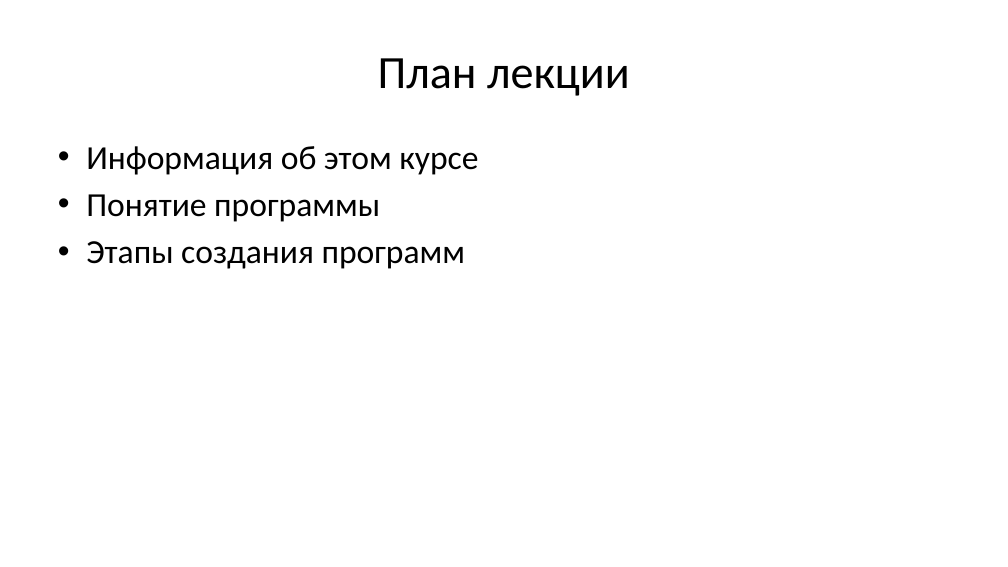
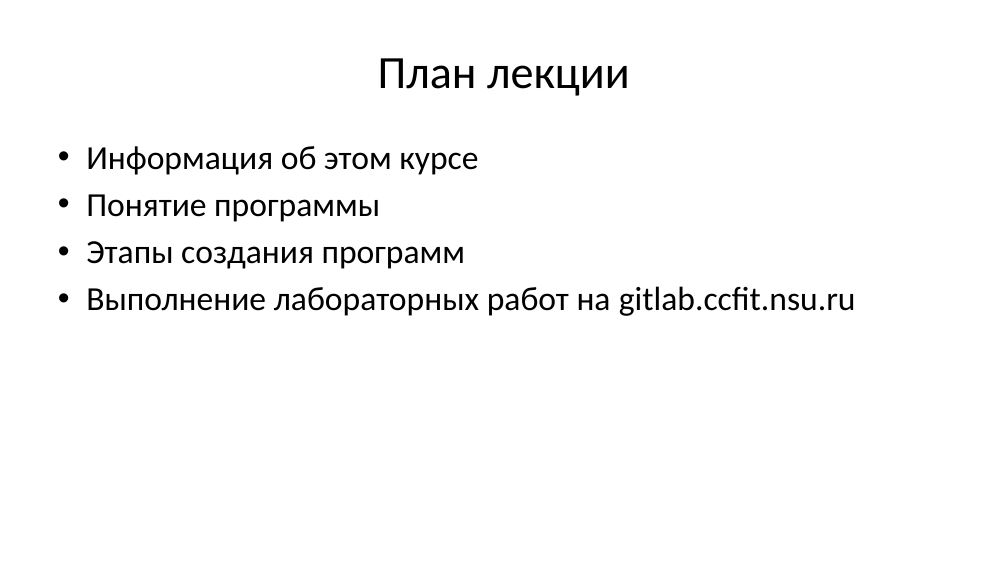
Before and after one commit to Evgueni-Petrov-aka-espetrov/Algorithms-and-Programming-in-C-pptx, a slide deck: slide 2 of 01 Понятие программы.pptx. Drawn at 1008x567 pixels with LibreOffice and Linux fonts; fonts in the diff are those of the drawing. Boxes give left, top, right and bottom in pixels: in the first picture for what was removed or moved away, otherwise in the second. Text is boxed around its words. In the diff, an @@ line names an element or a change of style, - is before the commit and + after.

Commit message:
добавил короткое описание работы с гитлабом от Игоря Архипова

```diff
--- a/01 Понятие программы.pptx
+++ b/01 Понятие программы.pptx
@@ text at (86,286,856,316): paragraph added @@
+• Выполнение лабораторных работ на gitlab.ccfit.nsu.ru
```
Also in this commit, not shown: 1 other slide changed, 5 slides added, 5 slides removed.
